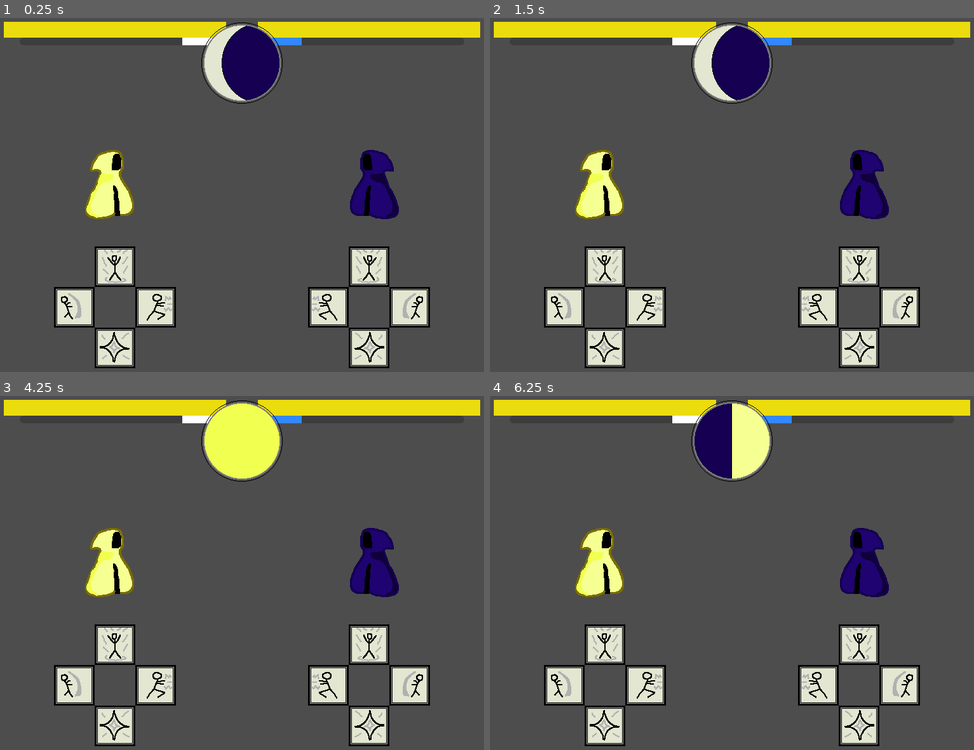
Above: before the commit, frames 1-4 (two rows, left to right).
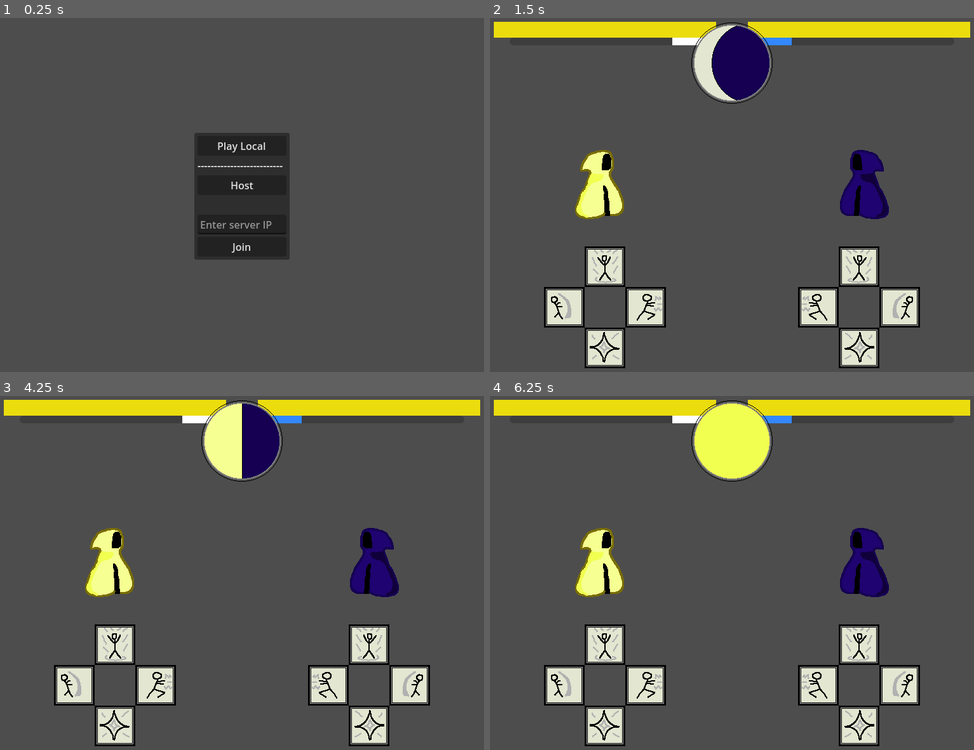
Above: after the commit, the same moments.

Repository: SamBumgardner/final-midnight
Game: Godot game, scene res://networking/main.tscn
Same seed, same stepped clock (60 frames per second), same inputs: the game is played once before the commit and once after it. Before the commit the project starts from res://gameplay/test_scene.tscn.
Inputs (mouse positions are in pixels of both pictures, inside the frame that each line leads up to):
- Up to frame 1 (0.25 s): no input
- Up to frame 2 (1.5 s): click (732, 145) at 0.5 s, where only the run after the commit has a clickable "Play Local"; tap Enter (ui_accept) at 1.25, 1.35 s
- Up to frame 3 (4.25 s): tap Enter (ui_accept) at 1.52, 1.82, 2, 2.1, 2.27, 2.57, 2.85, 3.5, 3.6, 3.77, 4.07 s
- Up to frame 4 (6.25 s): tap Enter (ui_accept) at 4.35, 4.52, 4.82, 5, 5.1, 5.27, 5.57, 5.75, 5.85 s

The runs differ from the first frame. In frame 1, 25% of the frame differs, in the area x 0-100%, y 1-99%; in frame 2, nothing differs; in frame 3, 2.6%; in frame 4, 2.6%.

Commit message:
hack together networking

Diff:
--- /dev/null
+++ b/networking/gameplay/networked_gameplay.gd
@@ -0,0 +1,73 @@
+extends Node2D
+
+class_name NetworkedGameplay
+
+signal resolve_round_actions
+signal new_round
+signal game_over
+
+var p1_network_id = 1
+var p2_network_id = 1
+
+var p1_action_history = []
+var p2_action_history = []
+
+const TURN_NUMBER_FINAL = 4
+const TURN_MOON_PHASES = [
+	GlobalConstants.MoonPhases.CRESCENT,
+	GlobalConstants.MoonPhases.HALF,
+	GlobalConstants.MoonPhases.FULL,
+	GlobalConstants.MoonPhases.HALF,
+	GlobalConstants.MoonPhases.CRESCENT,
+]
+var turn_number = 0
+var game_is_over = false
+
+func _ready():
+	$Player1.set_multiplayer_authority(p1_network_id)
+	$Player2.set_multiplayer_authority(p2_network_id)
+
+	connect("resolve_round_actions", $Player1._on_resolve_round_actions)
+	connect("resolve_round_actions", $Player2._on_resolve_round_actions)
+	connect("new_round", $Player1/ControlPalette._on_new_round)
+	connect("new_round", $Player2/ControlPalette._on_new_round)
+	connect("game_over", $Player1/ControlPalette._on_game_over)
+	connect("game_over", $Player2/ControlPalette._on_game_over)
+	connect("new_round", $Hud._on_new_round)
+	connect("game_over", $Hud._on_game_over)
+
+	emit_signal("new_round", turn_number, TURN_MOON_PHASES[turn_number])
+
+func _process(delta):
+	if Input.is_action_just_pressed("ui_accept") and game_is_over:
+		restart_game.rpc()
+
+	if !game_is_over && p1_action_history.size() > turn_number && p2_action_history.size() > turn_number:
+		emit_signal("resolve_round_actions", [0, 1], [$Player1, $Player2], [p1_action_history[turn_number], p2_action_history[turn_number]], TURN_MOON_PHASES[turn_number])
+
+		game_is_over = _check_game_over()
+		if !game_is_over:
+			turn_number = (turn_number + 1)
+			emit_signal("new_round", turn_number, TURN_MOON_PHASES[turn_number])
+		else:
+			emit_signal("game_over")
+
+func _on_timer_timeout():
+	if $Player1.is_multiplayer_authority():
+		commit_action.rpc($Player1.player_number, $Player1.get_multiplayer_authority(), $Player1.get_current_action())
+	if $Player2.is_multiplayer_authority():
+		commit_action.rpc($Player2.player_number, $Player2.get_multiplayer_authority(), $Player2.get_current_action())
+
+func _check_game_over():
+	return $Player1.health <= 0 or $Player2.health <=0 or turn_number == TURN_NUMBER_FINAL
+
+@rpc("any_peer", "call_local")
+func commit_action(player_number, player_id, action):
+	if player_number == GlobalConstants.Players.FIRST && player_id == p1_network_id:
+		p1_action_history.push_back(action)
+	elif player_number == GlobalConstants.Players.SECOND && player_id == p2_network_id:
+		p2_action_history.push_back(action)
+
+@rpc("any_peer", "call_local")
+func restart_game():
+	get_tree().root.get_child(0).load_game(p1_network_id, p2_network_id)
--- /dev/null
+++ b/networking/gameplay/networked_gameplay.tscn
@@ -0,0 +1,26 @@
+[gd_scene load_steps=4 format=3 uid="uid://dp4cgq8ie83lj"]
+
+[ext_resource type="Script" path="res://networking/gameplay/networked_gameplay.gd" id="1_7plf3"]
+[ext_resource type="PackedScene" uid="uid://bomodjcon6ive" path="res://player/Player.tscn" id="2_g1jfh"]
+[ext_resource type="PackedScene" uid="uid://by506lrsgi7qw" path="res://hud/Hud.tscn" id="3_5ht8p"]
+
+[node name="networked_gameplay" type="Node2D"]
+script = ExtResource("1_7plf3")
+
+[node name="Player1" parent="." instance=ExtResource("2_g1jfh")]
+position = Vector2(200, 275)
+
+[node name="Player2" parent="." instance=ExtResource("2_g1jfh")]
+position = Vector2(600, 275)
+scale = Vector2(-1, 1)
+player_number = 1
+
+[node name="Hud" parent="." node_paths=PackedStringArray("player0", "player1") instance=ExtResource("3_5ht8p")]
+player0 = NodePath("../Player1")
+player1 = NodePath("../Player2")
+
+[node name="Timer" type="Timer" parent="."]
+wait_time = 2.0
+autostart = true
+
+[connection signal="timeout" from="Timer" to="." method="_on_timer_timeout"]
--- /dev/null
+++ b/networking/main.gd
@@ -0,0 +1,73 @@
+extends Node
+
+@export var map : PackedScene
+
+var player_2_id : int
+
+# Port mapping for online multiplayer
+func _ready():
+	if OS.get_name() != "Web":
+		var upnp = UPNP.new()
+		upnp.discover()
+		var result = upnp.add_port_mapping(9999)
+		%DisplayPublicIP.text = " " + upnp.query_external_address()
+	else:
+		%DisplayPublicIP.hide()
+		$Menu/MarginContainer/VBoxContainer/Label2.hide()
+		$Menu/MarginContainer/VBoxContainer/HostButton.hide()
+		$Menu/MarginContainer/VBoxContainer/Label.hide()
+		%To.hide()
+		$Menu/MarginContainer/VBoxContainer/JoinButton.hide()
+
+
+func _on_local_button_pressed():
+	%Menu.hide()
+	load_game(1, 1)
+
+# Server
+func _on_host_button_pressed():
+	var peer = ENetMultiplayerPeer.new()
+	peer.create_server(9999)
+	multiplayer.multiplayer_peer = peer
+
+	multiplayer.peer_connected.connect(add_player_and_start_game)
+	multiplayer.peer_disconnected.connect(remove_player)
+
+	%Menu.hide()
+
+# Client
+func _on_join_button_pressed():
+	var peer = ENetMultiplayerPeer.new()
+	peer.create_client(%To.text, 9999)
+	multiplayer.multiplayer_peer = peer
+
+	multiplayer.connected_to_server.connect(load_game)
+	multiplayer.server_disconnected.connect(server_offline)
+
+func load_game(p1_id = 1, p2_id = 0):
+	if p2_id == 0:
+		p2_id = multiplayer.get_unique_id()
+
+	%Menu.hide()
+	if %MapInstance.get_children().size() > 0 && %MapInstance.get_child(0):
+		%MapInstance.get_child(0).queue_free()
+
+	var instantiated_map = map.instantiate()
+	instantiated_map.p1_network_id = p1_id
+	instantiated_map.p2_network_id = p2_id
+	%MapInstance.add_child(instantiated_map)
+
+func add_player_and_start_game(id):
+	player_2_id = id
+	load_game(1, player_2_id)
+
+@rpc("any_peer")
+func remove_player(id):
+	%Menu.show()
+	if %MapInstance.get_child(0):
+		%MapInstance.get_child(0).queue_free()
+
+func server_offline():
+	%Menu.show()
+	if %MapInstance.get_child(0):
+		%MapInstance.get_child(0).queue_free()
--- /dev/null
+++ b/networking/main.tscn
@@ -0,0 +1,73 @@
+[gd_scene load_steps=3 format=3 uid="uid://bjtha7dq81a0"]
+
+[ext_resource type="Script" path="res://networking/main.gd" id="1_k5o5k"]
+[ext_resource type="PackedScene" uid="uid://dp4cgq8ie83lj" path="res://networking/gameplay/networked_gameplay.tscn" id="2_agxsy"]
+
+[node name="Main" type="Node"]
+script = ExtResource("1_k5o5k")
+map = ExtResource("2_agxsy")
+
+[node name="MapInstance" type="Node" parent="."]
+unique_name_in_owner = true
+
+[node name="Menu" type="PanelContainer" parent="."]
+unique_name_in_owner = true
+anchors_preset = 8
+anchor_left = 0.5
+anchor_top = 0.5
+anchor_right = 0.5
+anchor_bottom = 0.5
+offset_left = -75.0
+offset_top = -69.0
+offset_right = 75.0
+offset_bottom = 69.0
+grow_horizontal = 2
+grow_vertical = 2
+metadata/_edit_group_ = true
+metadata/_edit_lock_ = true
+
+[node name="MarginContainer" type="MarginContainer" parent="Menu"]
+layout_mode = 2
+theme_override_constants/margin_left = 5
+theme_override_constants/margin_top = 5
+theme_override_constants/margin_right = 5
+theme_override_constants/margin_bottom = 5
+
+[node name="VBoxContainer" type="VBoxContainer" parent="Menu/MarginContainer"]
+layout_mode = 2
+alignment = 1
+
+[node name="LocalButton" type="Button" parent="Menu/MarginContainer/VBoxContainer"]
+layout_mode = 2
+text = "Play Local"
+
+[node name="Label2" type="Label" parent="Menu/MarginContainer/VBoxContainer"]
+layout_mode = 2
+text = "--------------------------"
+
+[node name="HostButton" type="Button" parent="Menu/MarginContainer/VBoxContainer"]
+layout_mode = 2
+text = "Host"
+
+[node name="Label" type="Label" parent="Menu/MarginContainer/VBoxContainer"]
+layout_mode = 2
+
+[node name="To" type="LineEdit" parent="Menu/MarginContainer/VBoxContainer"]
+unique_name_in_owner = true
+layout_mode = 2
+placeholder_text = "Enter server IP"
+
+[node name="JoinButton" type="Button" parent="Menu/MarginContainer/VBoxContainer"]
+layout_mode = 2
+text = "Join"
+
+[node name="DisplayPublicIP" type="Label" parent="."]
+unique_name_in_owner = true
+offset_right = 158.0
+offset_bottom = 26.0
+metadata/_edit_lock_ = true
+
+[connection signal="pressed" from="Menu/MarginContainer/VBoxContainer/LocalButton" to="." method="_on_local_button_pressed"]
+[connection signal="pressed" from="Menu/MarginContainer/VBoxContainer/HostButton" to="." method="_on_host_button_pressed"]
+[connection signal="text_submitted" from="Menu/MarginContainer/VBoxContainer/To" to="." method="_on_to_text_submitted"]
+[connection signal="pressed" from="Menu/MarginContainer/VBoxContainer/JoinButton" to="." method="_on_join_button_pressed"]
--- a/player/ChargeParticles.gd
+++ b/player/ChargeParticles.gd
@@ -1,11 +1,15 @@
 extends CPUParticles2D
 
 class_name ChargeParticles
+var current_charge = 0
+var player:Player
 
 func _ready():
+	player = get_parent().get_parent()
 	_on_charge_changed(1, "")
 
 func _on_charge_changed(charge, _player_number):
+	current_charge = charge
 	if charge == 0:
 		emitting = false
 	else:
@@ -15,3 +19,7 @@
 		spread = 25 * charge
 		scale_amount_min = 3 * charge
 		scale_amount_max = 8 * charge
+
+func _process(delta):
+	if current_charge != player.charge:
+		_on_charge_changed(player.charge, player.player_number)
--- a/player/ControlPalette/ControlPalette.gd
+++ b/player/ControlPalette/ControlPalette.gd
@@ -16,8 +16,8 @@
 
 var previous_action = GlobalConstants.Actions.NONE
 var current_action = GlobalConstants.Actions.NONE
-var pressed_actions_stack = []
-var disabled_actions = []
+@export var pressed_actions_stack = []
+@export var disabled_actions = []
 
 var game_over = false
 
@@ -28,14 +28,19 @@
 		connect("actions_disabled", child._on_actions_disabled)
 
 func _on_new_round(_turn_number, _turn_moon_phase):
-	previous_action = current_action
-	current_action = GlobalConstants.Actions.NONE
-	emit_signal("action_activated", current_action)
+	if is_multiplayer_authority():
+		previous_action = current_action
+		current_action = GlobalConstants.Actions.NONE
+		emit_signal("action_activated", current_action)
 
-	disabled_actions = determine_disabled_actions()
-	emit_signal("actions_disabled", disabled_actions)
+		disabled_actions = determine_disabled_actions()
+		emit_signal("actions_disabled", disabled_actions)
 
-	pressed_actions_stack.clear()
+		pressed_actions_stack.clear()
+	else:
+		previous_action = current_action
+		current_action = GlobalConstants.Actions.NONE
+		emit_signal("action_activated", current_action)
 
 func _on_game_over():
 	game_over = true
@@ -75,6 +80,9 @@
 
 func _process(delta):
 	if (!game_over):
-		_update_pressed_actions_stack()
+		if is_multiplayer_authority():
+			_update_pressed_actions_stack()
 		if !pressed_actions_stack.is_empty():
 			_action_selected(pressed_actions_stack.back())
+		if !is_multiplayer_authority():
+			emit_signal("actions_disabled", disabled_actions)
--- a/player/Player.gd
+++ b/player/Player.gd
@@ -9,8 +9,8 @@
 @export var min_charge = 1
 @export var max_charge = 5
 
-var health = max_health
-var charge = min_charge
+@export var health = max_health
+@export var charge = min_charge
 
 # Called when the node enters the scene tree for the first time.
 func _ready():
@@ -72,3 +72,6 @@
 func _gain_charge(charge_amount):
 	charge = min(charge + charge_amount, max_charge)
 	emit_signal("charge_changed", charge, player_number)
+
+func get_current_action():
+	return $ControlPalette.current_action
--- a/player/Player.tscn
+++ b/player/Player.tscn
@@ -142,6 +142,20 @@
 "defeat": SubResource("Animation_toum6")
 }
 
+[sub_resource type="SceneReplicationConfig" id="SceneReplicationConfig_ho1c5"]
+properties/0/path = NodePath(".:health")
+properties/0/spawn = true
+properties/0/sync = true
+properties/1/path = NodePath(".:charge")
+properties/1/spawn = true
+properties/1/sync = true
+properties/2/path = NodePath("ControlPalette:pressed_actions_stack")
+properties/2/spawn = true
+properties/2/sync = true
+properties/3/path = NodePath("ControlPalette:disabled_actions")
+properties/3/spawn = true
+properties/3/sync = true
+
 [node name="Player" type="Node2D"]
 script = ExtResource("2_6lu86")
 
@@ -176,4 +190,8 @@
 [node name="ControlPalette" parent="." instance=ExtResource("3_j745s")]
 position = Vector2(0, 200)
 
+[node name="MultiplayerSynchronizer" type="MultiplayerSynchronizer" parent="."]
+replication_interval = 0.1
+replication_config = SubResource("SceneReplicationConfig_ho1c5")
+
 [connection signal="charge_changed" from="." to="PlayerSprite/ChargeParticles" method="_on_charge_changed"]
--- a/project.godot
+++ b/project.godot
@@ -11,7 +11,7 @@
 [application]
 
 config/name="final-midnight"
-run/main_scene="res://gameplay/test_scene.tscn"
+run/main_scene="res://networking/main.tscn"
 config/features=PackedStringArray("4.0", "GL Compatibility")
 config/icon="res://icon.svg"
 
Not shown, changed: export_presets.cfg
Not shown: 1 places in player/Player.tscn that only renumber resources
Not shown, changed: .gitignore
Not shown, changed: README.md
